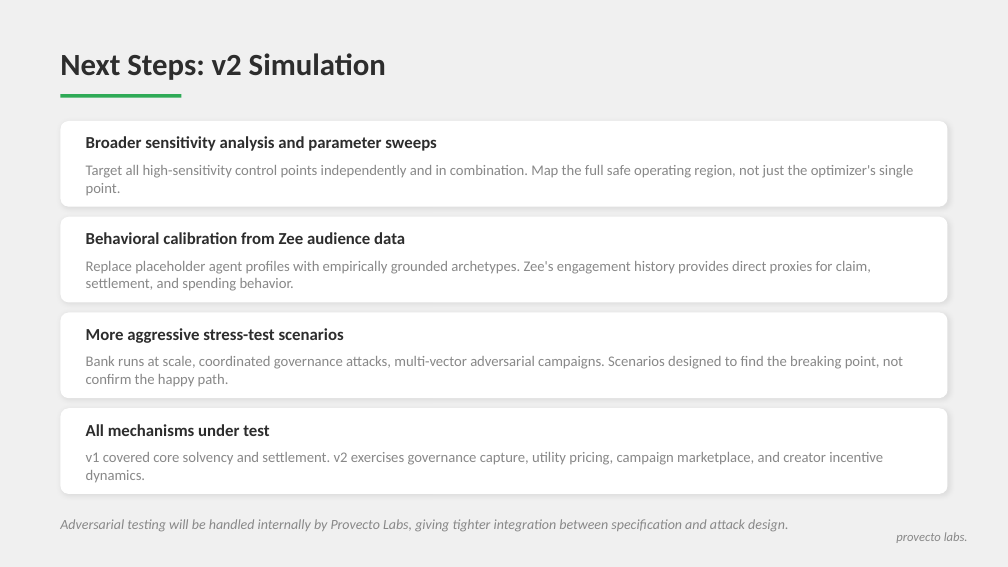
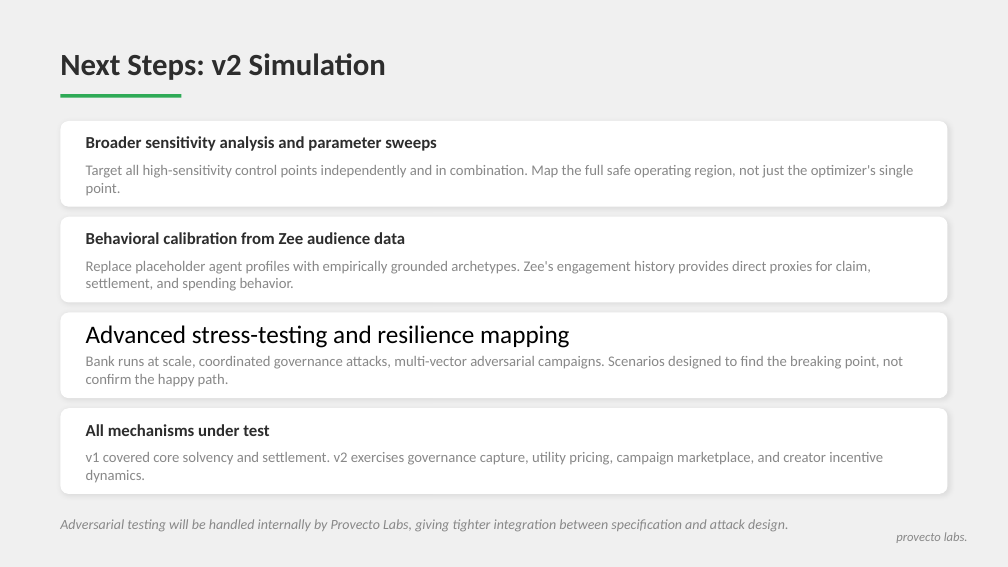
Before and after one commit to stelios12312312/TokenLab, a slide deck: slide 10 of docs_final/2026-06-23/z1_simulation_findings.pptx. Drawn at 1008x567 pixels with LibreOffice and Linux fonts; fonts in the diff are those of the drawing. Boxes give left, top, right and bottom in pixels: in the first picture for what was removed or moved away, otherwise in the second. Text is boxed around its words. In the diff, an @@ line names an element or a change of style, - is before the commit and + after.

```diff
--- a/docs_final/2026-06-23/z1_simulation_findings.pptx
+++ b/docs_final/2026-06-23/z1_simulation_findings.pptx
@@ text at (86, 325, 569, 348): text changed; size 12 to 18 pt; text colour #2D2D2D to #000000; bold off @@
-More aggressive stress-test scenarios
+Advanced stress-testing and resilience mapping
```
Also in this commit, not shown: 3 other slides changed.
